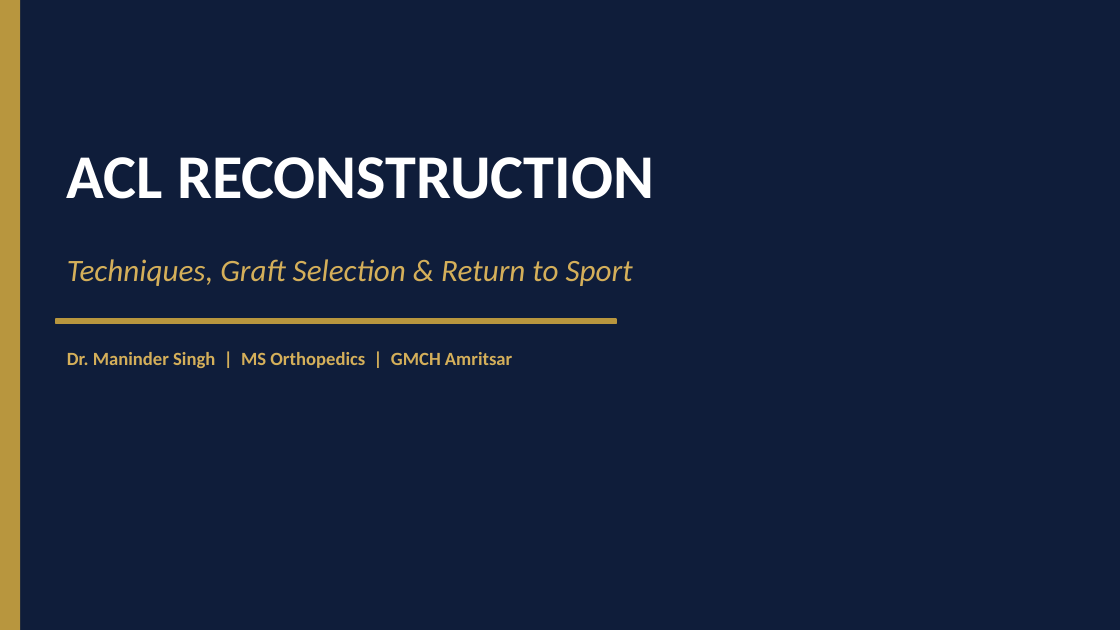
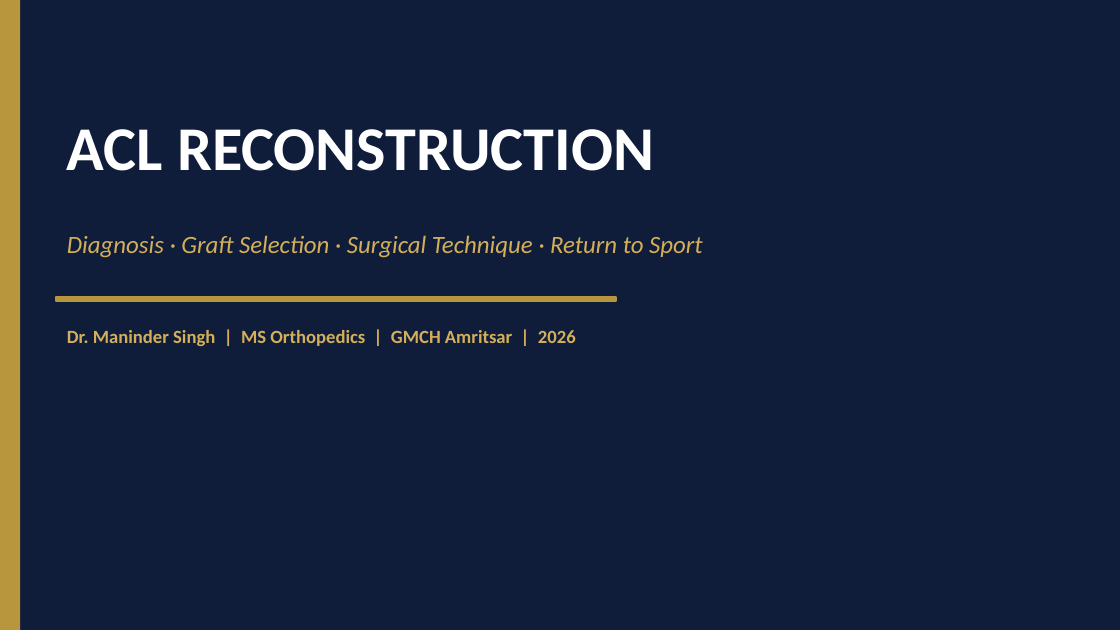
Before and after one commit to InfraXCoders/ortho-chronicles, a slide deck: slide 1 of slides/acl-reconstruction.pptx. Drawn at 1120x630 pixels with LibreOffice and Linux fonts; fonts in the diff are those of the drawing. Boxes give left, top, right and bottom in pixels: in the first picture for what was removed or moved away, otherwise in the second. Text is boxed around its words. In the diff, an @@ line names an element or a change of style, - is before the commit and + after.

```diff
--- a/slides/acl-reconstruction.pptx
+++ b/slides/acl-reconstruction.pptx
@@ text "ACL RECONSTRUCTION": place and size @@
-text "ACL RECONSTRUCTION" at [67,157,654,199]
+text "ACL RECONSTRUCTION" at [67,129,654,171]
@@ text at [67,235,703,258]: text changed; size 20 to 16 pt @@
-Techniques, Graft Selection & Return to Sport
+Diagnosis · Graft Selection · Surgical Technique · Return to Sport
@@ rectangle: place and size @@
-rectangle at [56,319,616,324]
+rectangle at [56,297,616,301]
@@ text at [67,330,576,346]: text changed @@
-Dr. Maninder Singh | MS Orthopedics | GMCH Amritsar
+Dr. Maninder Singh | MS Orthopedics | GMCH Amritsar | 2026
```
Also in this commit, not shown: 4 other slides changed, 18 slides added, 3 slides removed, 10 other files.
